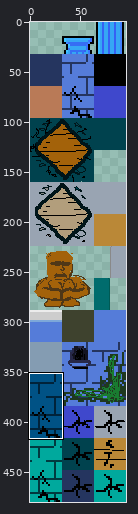
A sprite sheet gets an edit: sprites/spr_dungeon1tiles_big/layers/b958e2d2-47f2-4f99-a005-43c2a5fae438/f50a485e-cf6c-4ef9-818c-ebe2c2709554.png. The first picture is a wide view before the edit; the outline marks the close-up.
Close-up. Before the commit:
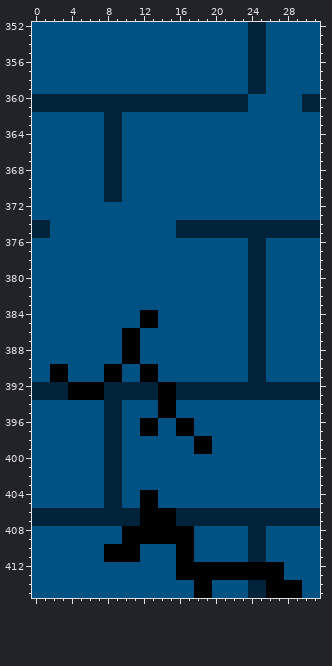
The file is 96x480 pixels. Colours within 5 levels of each other are drawn and written as one. Shown: x 0..31, y 352..415.
The same view after the edit:
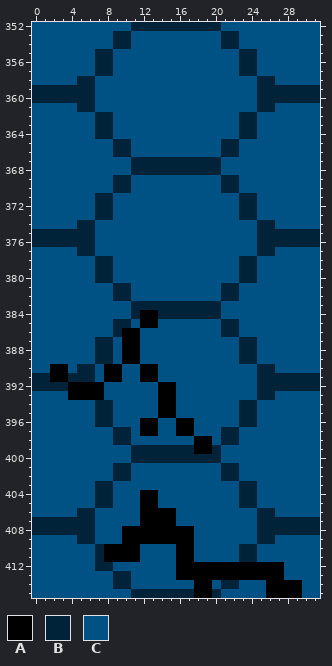
Palette (. is transparent): A #000000  B #00233a  C #005285
Difference:
Colour C gives way to colour B in row 352 at x 11 to 20; in rows 353 to 354 at x 9 to 10 and 21 to 22; in rows 355 to 357 at x 7 to 8 and 23; in row 358 at x 5 to 6 and 26; in row 359 at x 0 to 6 and 26 to 31; in row 360 at x 25 to 29.
Colour C gives way to colour B in row 361 at x 25 to 26; in rows 362 to 364 at x 7 and 23 to 24; in rows 365 to 366 at x 10 and 21 to 22; in rows 367 to 368 at x 11 to 20; in rows 369 to 370 at x 10 and 21 to 22; in row 371 at x 7 and 23 to 24.
Colour C gives way to colour B in rows 372 to 373 at x 7 to 8 and 23 to 24; in row 374 at x 5 to 6; in row 375 at x 2 to 6; in row 376 at x 0 to 6 and 26 to 31; in row 377 at x 5 to 6 and 26; in rows 378 to 380 at x 7 to 8 and 23.
Colour C gives way to colour B in rows 381 to 382 at x 9 to 10 and 21 to 22; in row 383 at x 11 to 20; in row 384 at x 11 and 14 to 20; in row 385 at x 9 to 10 and 21 to 22; in row 386 at x 9 and 21 to 22; in rows 387 to 389 at x 7 to 8 and 23.
Colour C gives way to colour B in row 390 at x 5 to 6 and 26; in row 391 at x 0 to 1, 4 to 6 and 26 to 31; in rows 394 to 396 at x 7 and 23 to 24; in rows 397 to 398 at x 10 and 21 to 22; in row 399 at x 11 to 17 and 20; in row 400 at x 11 to 20.
Colour C gives way to colour B in rows 401 to 402 at x 10 and 21 to 22; in rows 403 to 405 at x 7 and 23 to 24; in row 408 at x 0 to 6 and 26 to 31; in row 409 at x 5 to 6 and 26; in rows 410 to 411 at x 7 and 23; in row 412 at x 7 to 8.
Colour C gives way to colour B in row 413 at x 9 to 10; in row 414 at x 9 to 10 and 21 to 22; in row 415 at x 11 to 17 and 20.
Colour B gives way to colour C in rows 352 to 354 at x 24 to 25; in rows 355 to 357 at x 25; in rows 358 to 359 at x 24; in row 360 at x 7 to 23; in row 361 at x 0 to 4, 7 to 23 and 30 to 31; in rows 362 to 364 at x 9.
Colour B gives way to colour C in rows 365 to 366 at x 8; in rows 367 to 368 at x 8 to 9; in rows 369 to 370 at x 8; in row 371 at x 9; in row 374 at x 0 to 1, 16 to 24 and 27 to 31; in row 375 at x 16 to 24.
Colour B gives way to colour C in rows 376 to 377 at x 24; in rows 378 to 380 at x 25; in rows 381 to 386 at x 24 to 25; in rows 387 to 389 at x 25; in rows 390 to 391 at x 24; in row 392 at x 8 to 13 and 16 to 24.
Colour B gives way to colour C in row 393 at x 0 to 3, 8 to 13, 16 to 24 and 27 to 31; in rows 394 to 396 at x 9; in rows 397 to 398 at x 8; in rows 399 to 400 at x 8 to 9; in rows 401 to 402 at x 8; in rows 403 to 405 at x 9.
Colour B gives way to colour C in row 406 at x 0 to 4, 7 to 11, 16 to 24 and 27 to 31; in row 407 at x 7 to 11 and 16 to 24; in rows 408 to 409 at x 24; in rows 410 to 411 at x 25; in rows 414 to 415 at x 24 to 25.
